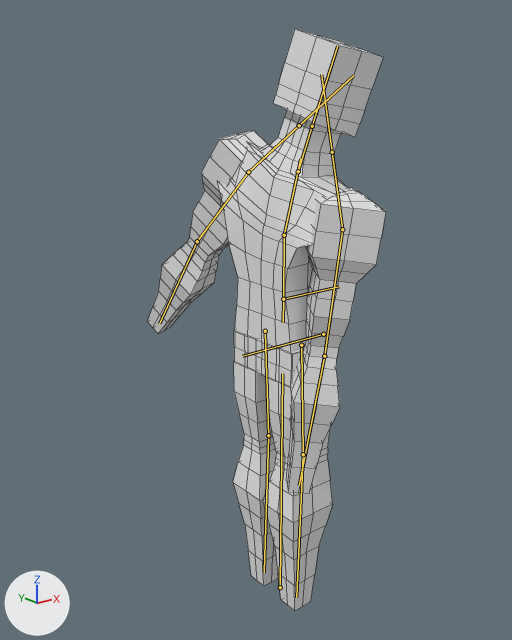
Before and after pictures for a commit that changed the FBX model Assets/Player/Cheeso/Cheeso.fbx.
Before and after are seen from a 50 mm lens placed at (-15.9, -18.3, 18.9), pointed at (0.0, 1.6, 11.0). The axes (+X, +Y, +Z) are drawn at lower left. The lights are the same throughout. The first picture is the older version. Both versions are drawn at frame 4 of the action 'Sleeping'; the numbers are the values there. The bones that change, and the others that lie on the model, are drawn over the model as lines. Mesh edges are drawn as thin lines.

Names of what the first picture shows: 'Body'.
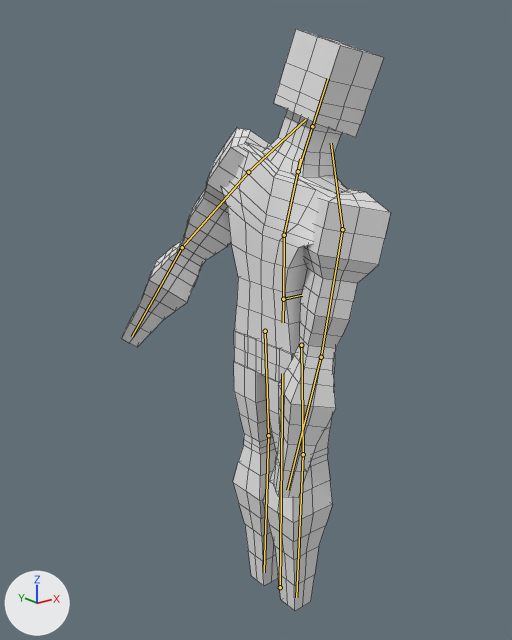
The change, as JSON lines over the scene's bpy script:
```json
{"block": "bone_arm_r", "where": "bone_arm_r = bpy.data.objects['Rig'].pose.bones['Arm.R']  # child of 'Chest'"}
{"op": "set", "path": "bone_arm_r.rotation_quaternion", "old": "(0.845, 0.217, -0.482, -0.073)", "new": "(0.806, 0.216, -0.548, -0.061)", "note": "degrees (45, -52, -32) -> degrees (54, -59, -41)"}
{"block": "bone_arm_l", "where": "bone_arm_l = bpy.data.objects['Rig'].pose.bones['Arm.L']  # child of 'Chest'"}
{"op": "set", "path": "bone_arm_l.rotation_quaternion", "old": "(0.781, -0.115, 0.607, -0.091)", "new": "(0.891, -0.212, 0.401, 0.035)", "note": "degrees (-51, 68, -49) -> degrees (-31, 47, -9)"}
```

What differs and where, as boxes [x1, y1, x2, y2] in the pictures (512 x 640 px):
```json
{"object": "Body", "change": "posed", "before": [148, 29, 386, 611], "after": [122, 29, 390, 611], "on screen": "13% wider"}
{"bone": "Arm.R", "before": "(342, 229) to (324, 356)", "after": "(342, 229) to (321, 357)"}
{"bone": "Arm.L", "before": "(248, 172) to (197, 241)", "after": "(248, 172) to (182, 247)"}
```
